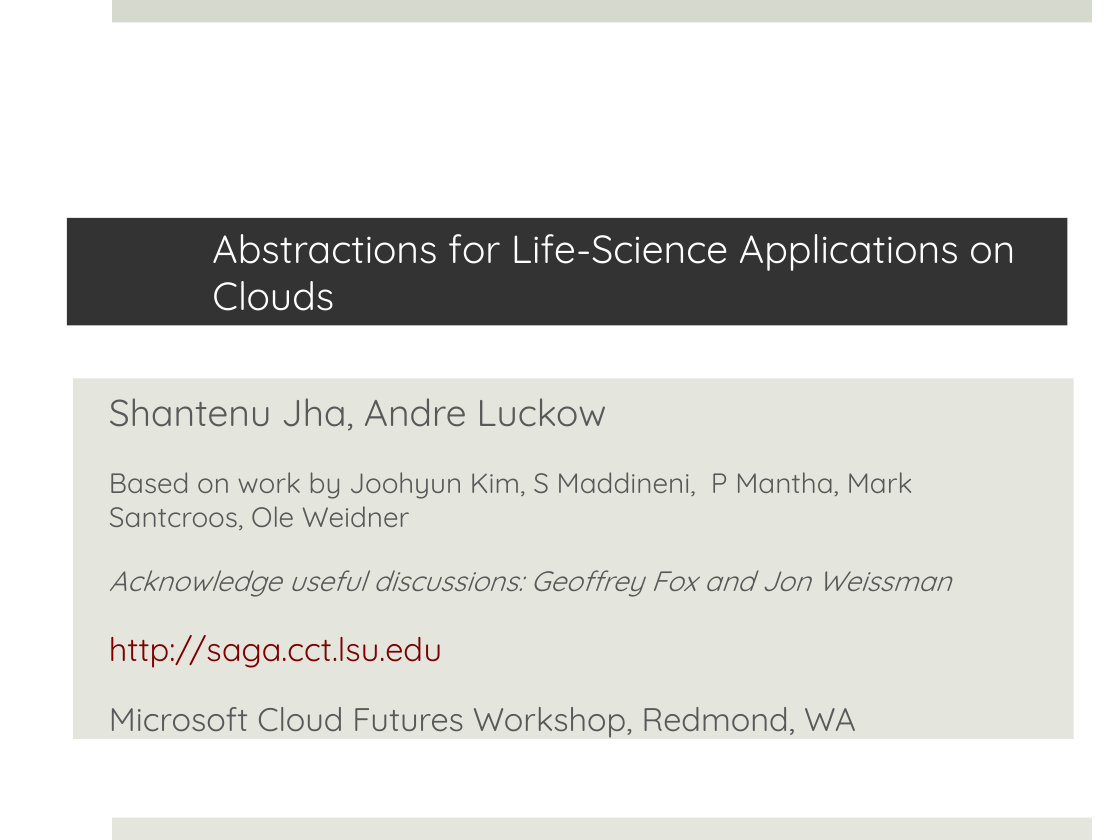
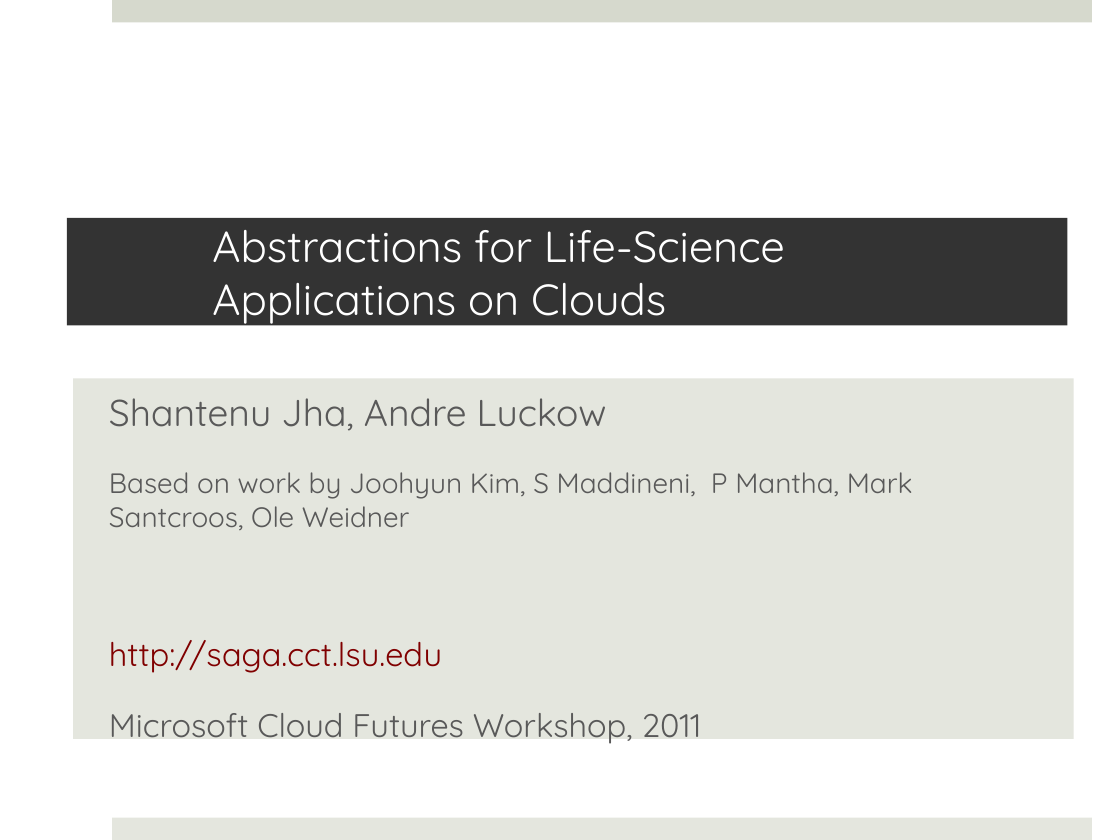
Before and after one commit to saga-project/saga-cpp-legacy-projects, a slide deck: slide 1 of saga-talks/abstractions_for_ls-microsoft.pptx. Drawn at 1120x840 pixels with LibreOffice and Linux fonts; fonts in the diff are those of the drawing; background and template pictures are left out. Boxes give left, top, right and bottom in pixels: in the first picture for what was removed or moved away, otherwise in the second. Text is boxed around its words. In the diff, an @@ line names an element or a change of style, - is before the commit and + after.

```diff
--- a/saga-talks/abstractions_for_ls-microsoft.pptx
+++ b/saga-talks/abstractions_for_ls-microsoft.pptx
@@ title "Abstractions for Life-Science Applications on ..." at (67,218,1067,326): size 25.2 to 28 pt @@
@@ subtitle at (109,570,951,597): paragraph removed @@
-Acknowledge useful discussions: Geoffrey Fox and Jon Weissman
@@ subtitle at (109,713,702,743): text changed @@
-Microsoft Cloud Futures Workshop, Redmond, WA
+Microsoft Cloud Futures Workshop, 2011
```
Also in this commit, not shown: 10 other slides changed.
